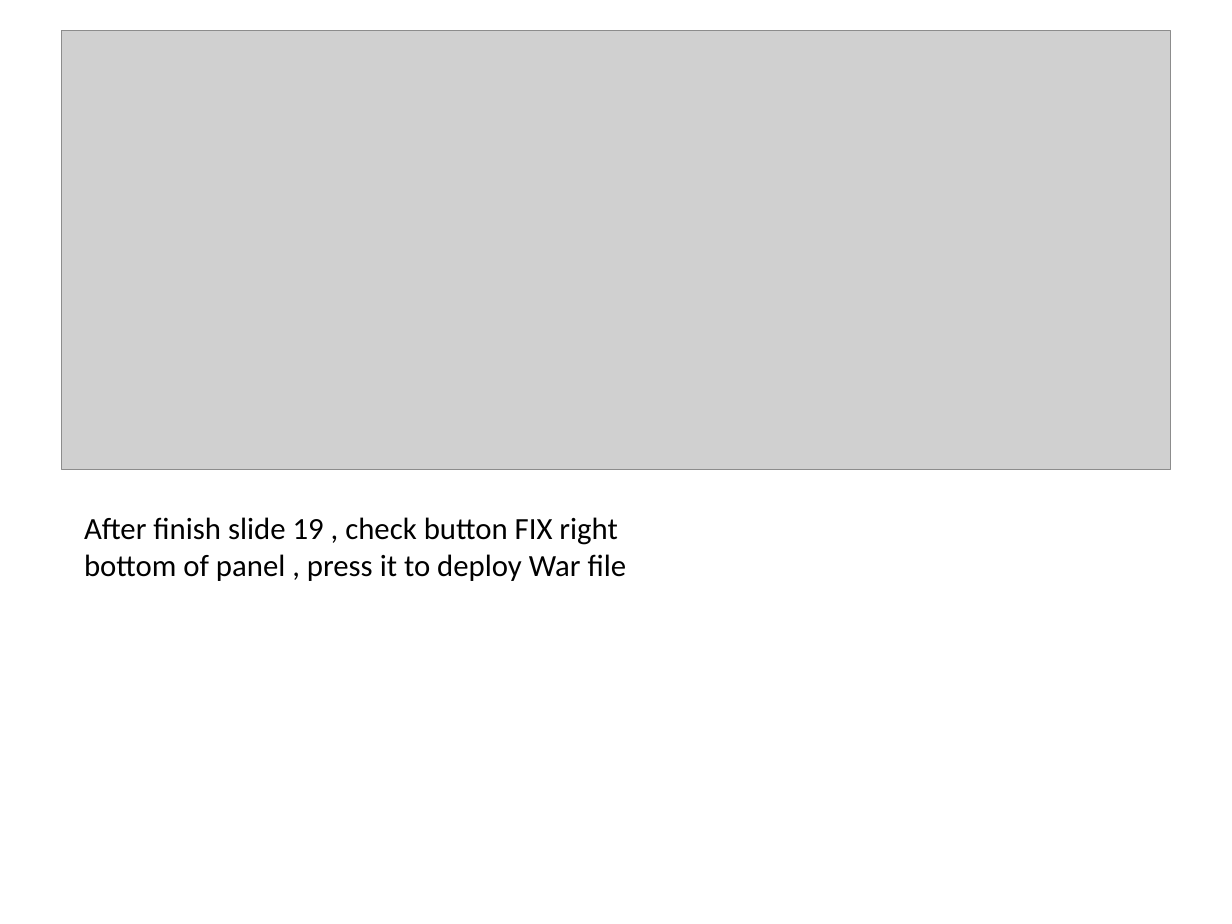
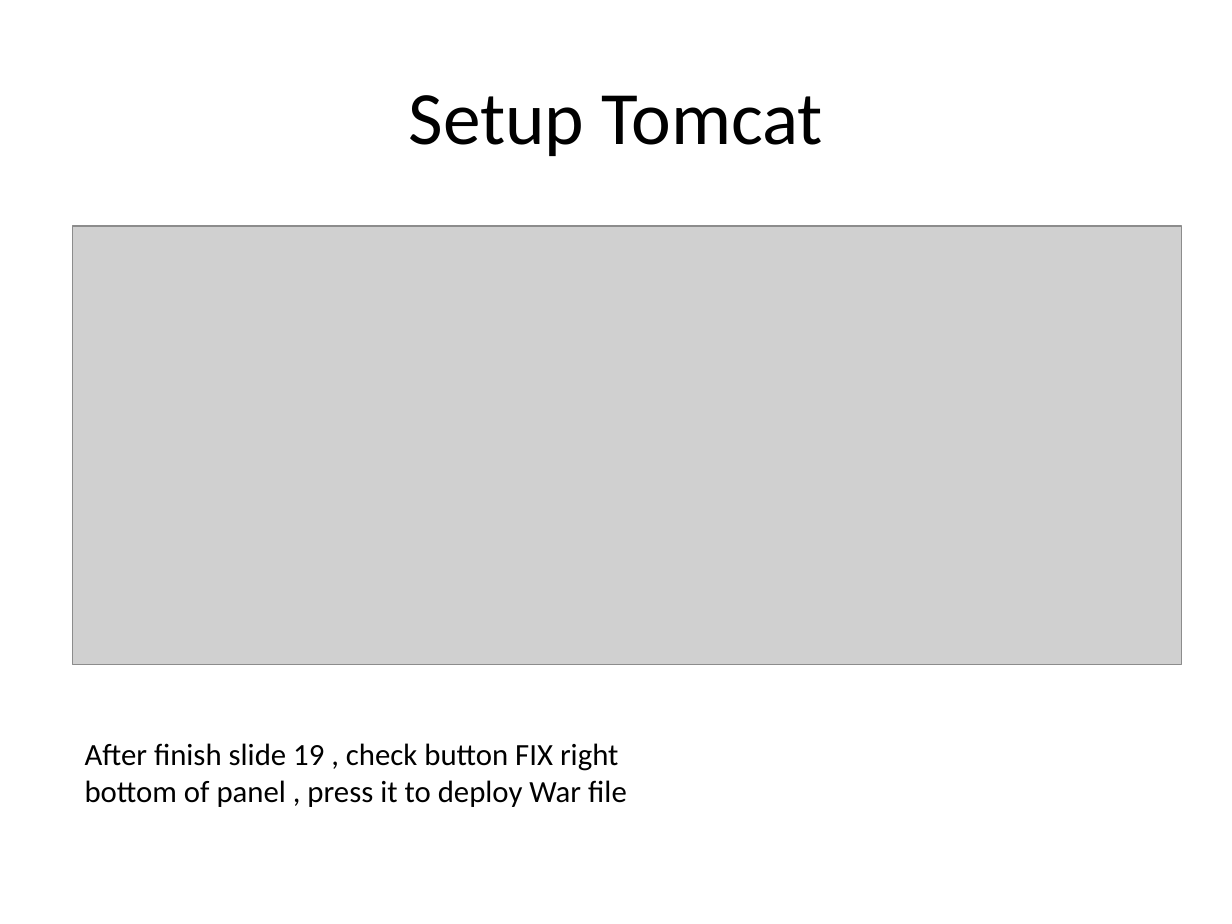
Before and after one commit to CapstoneTeam11/Document, a slide deck: slide 14 of Setup-Enviroment.pptx. Drawn at 1232x924 pixels with LibreOffice and Linux fonts; fonts in the diff are those of the drawing; grey boxes stand for pictures. Boxes give left, top, right and bottom in pixels: in the first picture for what was removed or moved away, otherwise in the second. Text is boxed around its words. In the diff, an @@ line names an element or a change of style, - is before the commit and + after.

Commit message:
Update backlog, setup evironment

```diff
--- a/Setup-Enviroment.pptx
+++ b/Setup-Enviroment.pptx
@@ title added at (409, 95, 823, 156), 44 pt, text #000000 @@
+Setup Tomcat
@@ picture: place and size @@
-picture at (62, 31, 1170, 469)
+picture at (73, 225, 1181, 664)
@@ text "After finish slide 19 , ...": place and size @@
-text "After finish slide 19 , ..." at (84, 517, 627, 581)
+text "After finish slide 19 , ..." at (85, 743, 627, 807)
```
Also in this commit, not shown: 4 other slides changed, 5 slides added, 5 slides removed, 2 other files.
